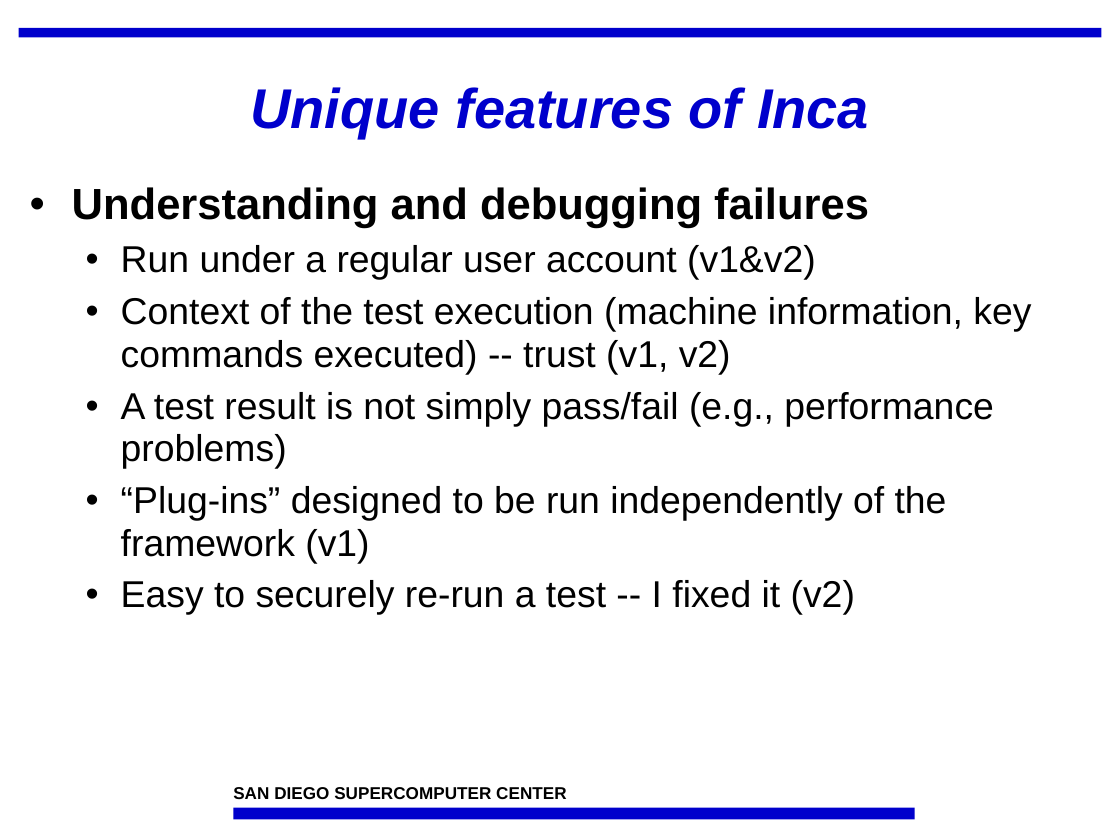
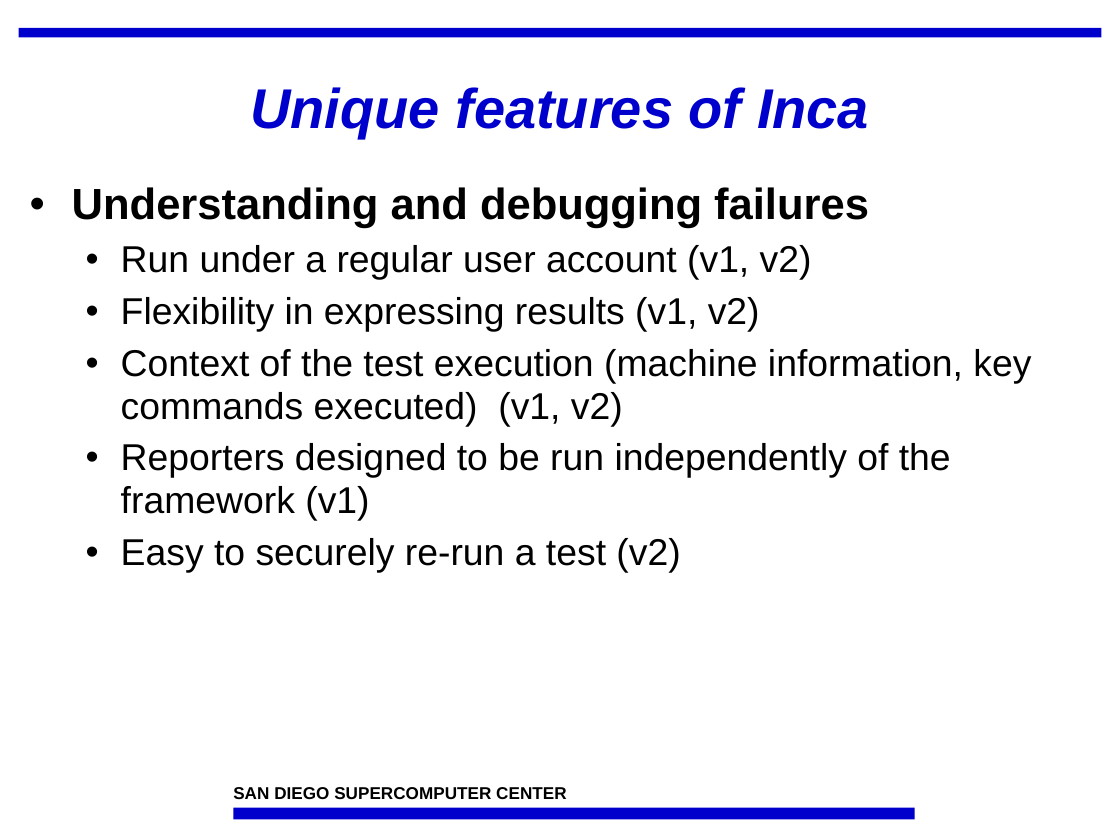
Before and after one commit to IncaProject/inca-xsede, a slide deck: slide 9 of talks/inca_sc05.ppt. Drawn at 1120x840 pixels with LibreOffice and Linux fonts; fonts in the diff are those of the drawing; background and template pictures are left out. Boxes give left, top, right and bottom in pixels: in the first picture for what was removed or moved away, otherwise in the second. Text is boxed around its words. In the diff, an @@ line names an element or a change of style, - is before the commit and + after.

```diff
--- a/talks/inca_sc05.ppt
+++ b/talks/inca_sc05.ppt
@@ text at [121,245,1031,573]: text changed @@
-  • Run under a regular user account (v1&v2)
-  • Context of the test execution (machine information, key commands executed) -- trust (v1, v2)
-  • A test result is not simply pass/fail (e.g., performance problems)
-  • “Plug-ins” designed to be run independently of the framework (v1)
-  • Easy to securely re-run a test -- I fixed it (v2)
+  • Run under a regular user account (v1, v2)
+  • Flexibility in expressing results (v1, v2)
+  • Context of the test execution (machine information, key commands executed) (v1, v2)
+  • Reporters designed to be run independently of the framework (v1)
+  • Easy to securely re-run a test (v2)
```
Also in this commit, not shown: 6 other slides changed, 1 slide added, 1 slide removed.
